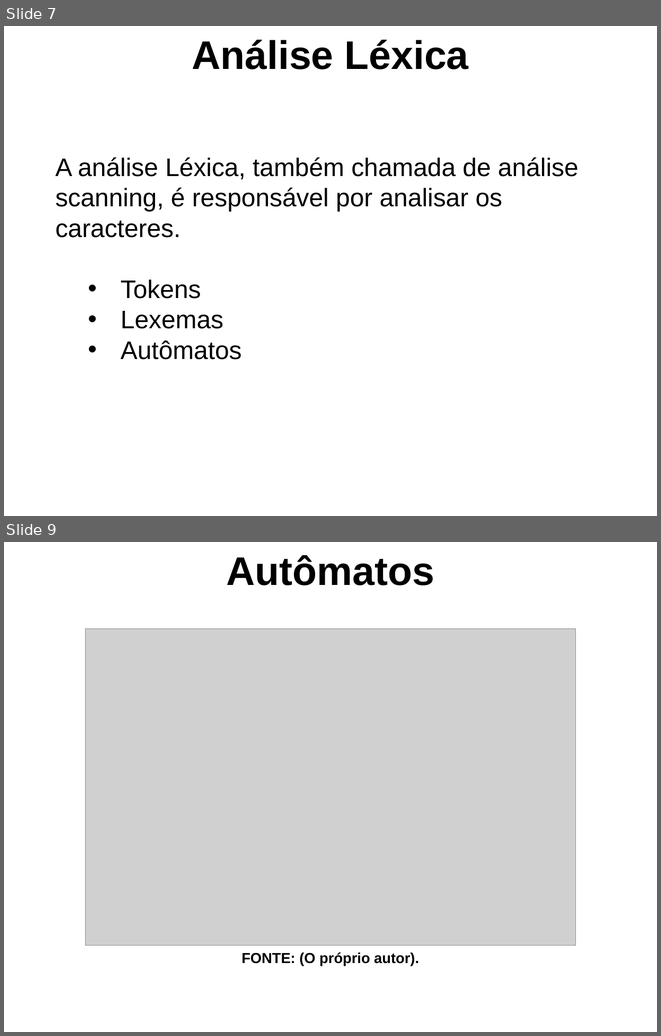
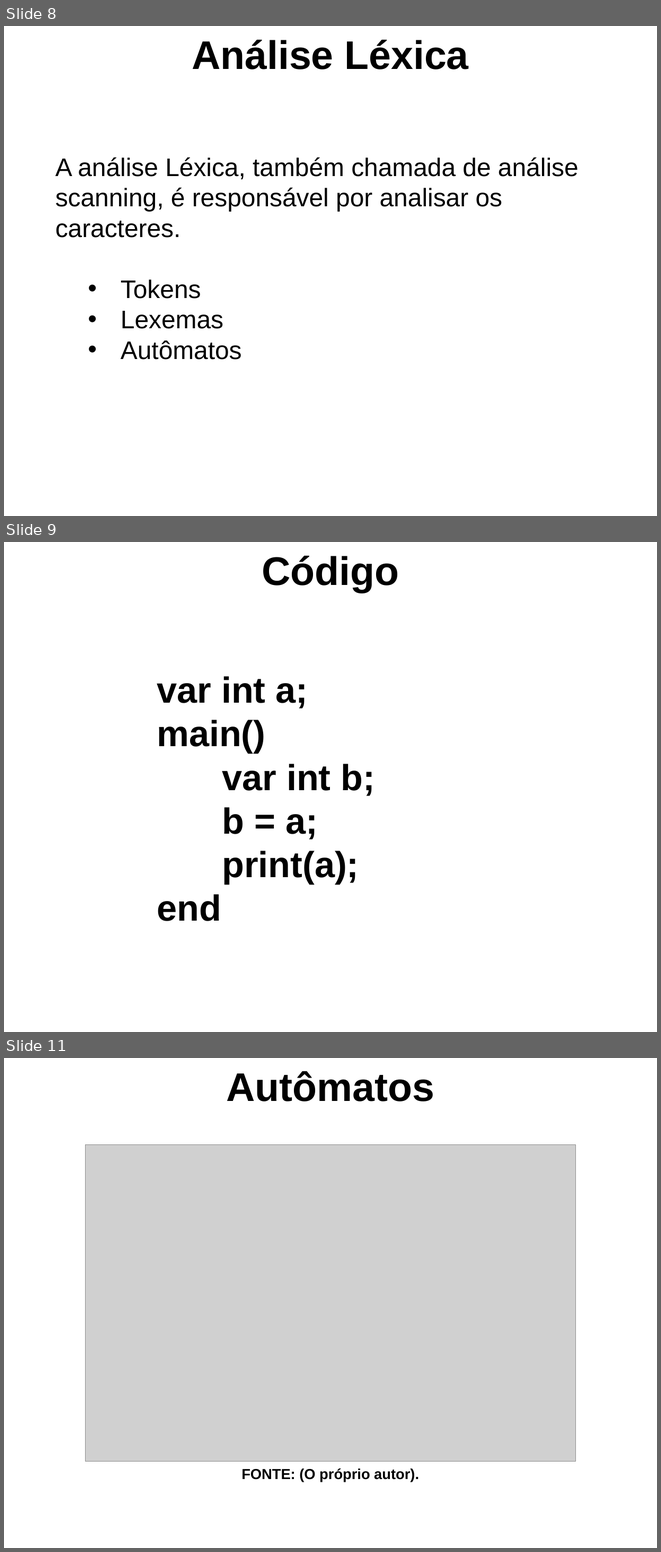
Before and after one commit to GabrielPRDF/TCC_Interpretador, a slide deck: Documentos/ApresentacaoTCC.ppt. Shown one above the other, each under a label of ours: slides 7 and 9 before the commit, slides 8, 9 and 11 after it; the slides between them are not shown. The pictures are 661x1036 and 661x1552 pixels, drawn with LibreOffice and Linux fonts; fonts in the diff are those of the drawing; grey boxes stand for pictures; background and template pictures are left out. Boxes give left, top, right and bottom in pixels: in the first picture for what was removed or moved away, otherwise in the second. Text is boxed around its words. In the diff, an @@ line names an element or a change of style, - is before the commit and + after.

```diff
--- a/Documentos/ApresentacaoTCC.ppt
+++ b/Documentos/ApresentacaoTCC.ppt
@@ slide 9 added at box(4, 542, 657, 1032), background picture (left out) @@
@@ text added at box(262, 555, 399, 592), 44 pt, text #000000, bold @@
+Código
@@ text added at box(157, 676, 376, 921), 40 pt, text #000000, bold @@
+var int a;
+main()
+var int b;
+b = a;
+print(a);
+end
@@ what was slide 7 is now slide 8 @@
@@ what was slide 9 is now slide 11 @@
```
Also in this commit, not shown: 8 slides changed, 1 other slide added, 10 other files.
